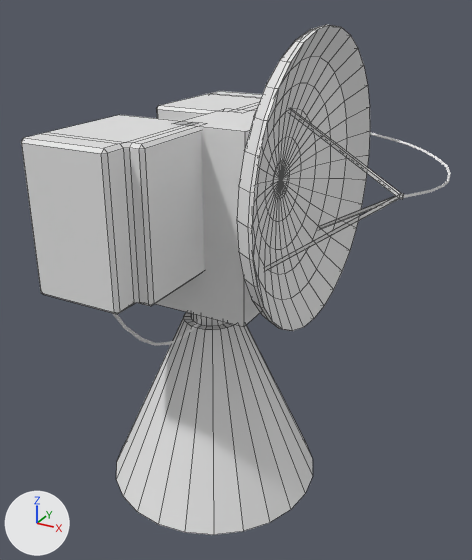
Before and after pictures for a commit that changed the Blender file Assets/Models/WIP/AN_MPQ-34 Finished.blend.
Both versions are drawn from a 50 mm camera at (1.72, -4.02, 1.18) aimed at (-0.45, -0.06, -0.8). The lights are fixed; the arrows at lower left show +X, +Y and +Z. Mesh edges are drawn as thin lines on the coarser meshes.

Objects in the first picture: 'Body', 'Dish', 'Stand', 'Wires'.
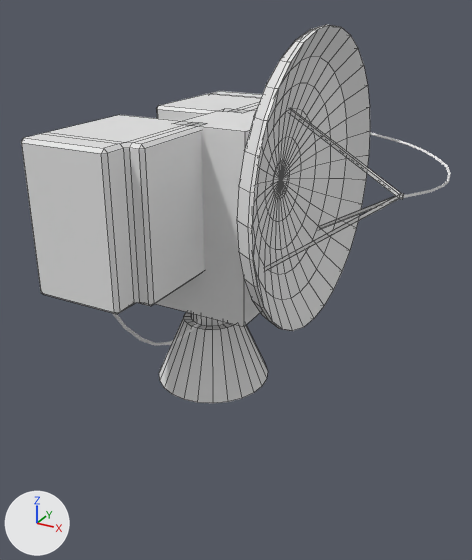
The newer file is also turned or shifted as a whole; pictures and numbers use the older file's frame.

The change, as JSON lines over the scene's bpy script:
```json
{"block": "me_cylinder", "where": "me_cylinder.from_pydata(...)  # 96 vertices, 74 faces; spans x -7.18..7.18, y -7.18..7.18, z -9.43..4.62"}
{"block": "me_cylinder", "where": "# used by ob_stand; location = (-0.701, 0.0, -1.486); scale = (0.121, 0.121, 0.121)"}
{"block": "me_cylinder", "change": "me_cylinder part 1: all 24 vertices in x -7.18..7.18, y -7.18..7.18, z -9.43 are scaled about their middle by (0.519, 0.524, 1), then moved by (0.0, 0.0, 7.56)"}
```

What differs and where, as boxes (x1, y1, x2, y2) in the pictures (472 x 560 px; the box of a moved part takes in the faces that stretch with it):
```json
{"object": "Stand", "change": "reshaped", "before": [116, 312, 313, 535], "after": [159, 312, 268, 403]}
{"part": 1, "of": "me_cylinder", "change": "moved or reshaped", "before": [116, 325, 313, 535], "after": [159, 325, 268, 403]}
```
